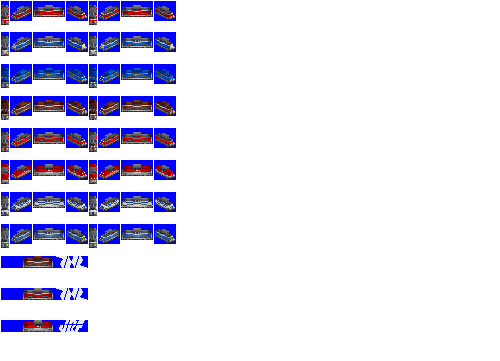
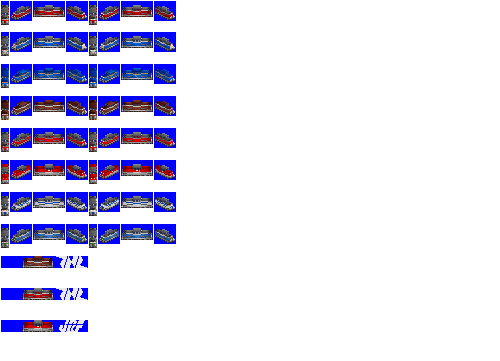
Revision of a layered 500x361 image; what changed, layer by layer:
added layer "taillights" above "Pasted Layer #3" over [3, 13, 173, 243]
painted on "Pasted Layer #2" over [1, 72, 172, 83]
